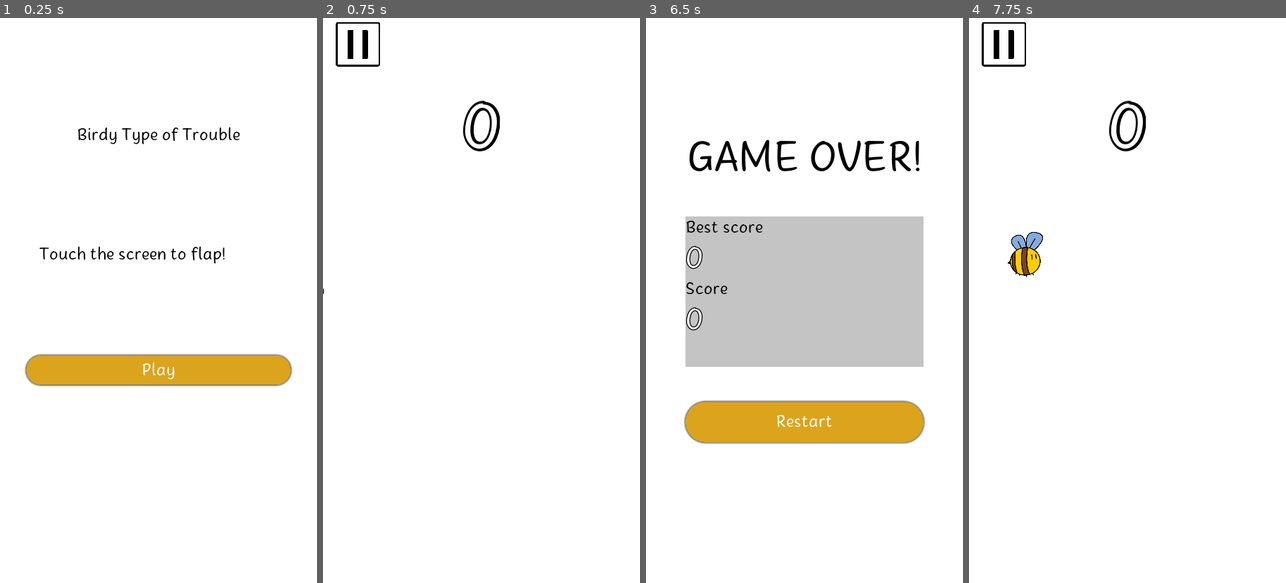
Above: before the commit, frames 1-4 (left to right).
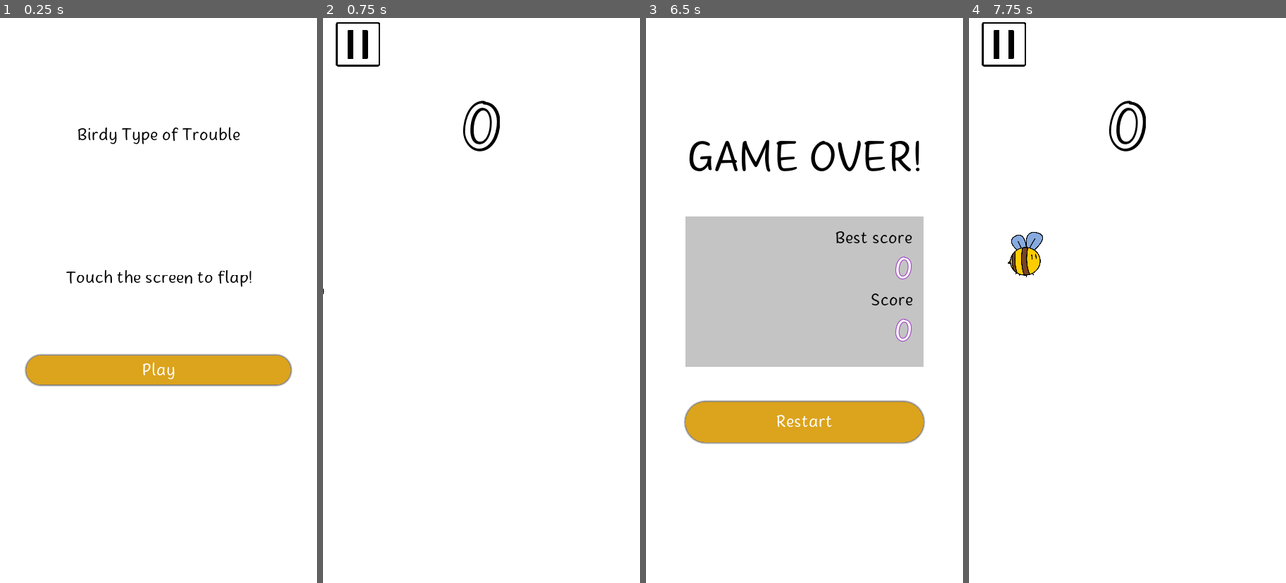
Above: after the commit, the same moments.

Repository: mshayden1998/Birdy-Type-of-Trouble
Game: Godot game, scene res://interface/MainMenu.tscn
The game is run twice, just before and just after one commit, with the same random seed, the same clock (stepped at 60 frames per second) and the same inputs.
Inputs (mouse positions are in pixels of both pictures, inside the frame that each line leads up to):
- Up to frame 1 (0.25 s): no input
- Up to frame 2 (0.75 s): click "Play" at 0.5 s
- Up to frame 3 (6.5 s): click (680, 46) at 1.25 s; move the mouse to (874, 272) at 2.02 s; hold W (player_up) 2.03-2.78 s; click (874, 272) at 2.17 s; move the mouse to (741, 328) at 2.77 s; move the mouse to (836, 176) at 3.52 s; hold W (player_up) 3.53-5.03 s; tap Enter at 4.25, 5.75 s; move the mouse to (788, 413) at 4.27 s; click (788, 413) at 4.42 s; tap Space at 5 s; move the mouse to (899, 385) at 5.02 s; move the mouse to (709, 215) at 5.77 s
- Up to frame 4 (7.75 s): click "Restart" at 6.5 s; move the mouse to (1143, 300) at 7.27 s; click (1143, 300) at 7.42 s

The runs differ from the first frame. In frame 1, 0.8% of the frame differs, in the area x 12-80%, y 40-48%; in frame 2, nothing differs; in frame 3, 1.0%, in the area x 12-85%, y 35-58%; in frame 4, nothing differs.

Commit message:
interface update

Diff:
--- a/interface/GameOverScreen.gd
+++ b/interface/GameOverScreen.gd
@@ -1,6 +1,4 @@
 extends Control
-
-onready var lab_score_info = $VBoxContainer/ScoreInfo
 
 
 func _ready():
--- a/interface/GameOverScreen.tscn
+++ b/interface/GameOverScreen.tscn
@@ -45,34 +45,42 @@
 [node name="VBoxContainer" type="VBoxContainer" parent="Panel"]
 anchor_right = 1.0
 anchor_bottom = 1.0
+margin_left = 25.0
+margin_top = 25.0
+margin_right = -25.0
+margin_bottom = -25.0
 
 [node name="BestScoreInfo" type="Label" parent="Panel/VBoxContainer"]
-margin_right = 540.0
+margin_right = 490.0
 margin_bottom = 48.0
 text = "LAB_BEST_SCORE"
+align = 2
 autowrap = true
 
 [node name="BestScore" type="Label" parent="Panel/VBoxContainer"]
 margin_top = 52.0
-margin_right = 540.0
+margin_right = 490.0
 margin_bottom = 136.0
 custom_colors/font_color = Color( 1, 1, 1, 1 )
 custom_fonts/font = ExtResource( 4 )
 text = "BestScore"
+align = 2
 
 [node name="ScoreInfo" type="Label" parent="Panel/VBoxContainer"]
 margin_top = 140.0
-margin_right = 540.0
+margin_right = 490.0
 margin_bottom = 188.0
 text = "LAB_SCORE"
+align = 2
 
 [node name="Score" type="Label" parent="Panel/VBoxContainer"]
 margin_top = 192.0
-margin_right = 540.0
+margin_right = 490.0
 margin_bottom = 276.0
 custom_colors/font_color = Color( 1, 1, 1, 1 )
 custom_fonts/font = ExtResource( 4 )
 text = "Score"
+align = 2
 
 [node name="Restart" type="Button" parent="."]
 margin_left = 90.0
--- a/interface/MainMenu.tscn
+++ b/interface/MainMenu.tscn
@@ -21,12 +21,15 @@
 
 [node name="Instructions" type="Label" parent="."]
 anchor_left = 0.5
+anchor_top = 0.5
 anchor_right = 0.5
+anchor_bottom = 0.5
 margin_left = -270.0
-margin_top = 510.0
+margin_top = -76.5
 margin_right = 270.0
-margin_bottom = 663.0
+margin_bottom = 76.5
 text = "LAB_INSTRUCTIONS"
+align = 1
 autowrap = true
 
 [node name="Title" type="Label" parent="."]
@@ -42,36 +45,11 @@
 align = 1
 autowrap = true
 
-[node name="VBoxContainer" type="VBoxContainer" parent="."]
-anchor_top = 1.0
-anchor_right = 1.0
-anchor_bottom = 1.0
+[node name="Play" type="Button" parent="."]
 margin_left = 60.0
-margin_top = -515.0
-margin_right = -60.0
-
-[node name="BestScore" type="Label" parent="VBoxContainer"]
-visible = false
+margin_top = 765.0
 margin_right = 660.0
-margin_bottom = 75.0
-text = "LAB_BEST_SCORE"
-autowrap = true
-
-[node name="DifficultyInfo" type="Label" parent="VBoxContainer"]
-visible = false
-margin_right = 660.0
-margin_bottom = 75.0
-text = "LAB_DIFFICULTY"
-
-[node name="Difficulty" type="Button" parent="VBoxContainer"]
-visible = false
-margin_right = 660.0
-margin_bottom = 91.0
-text = "BTN_NORMAL"
-
-[node name="Play" type="Button" parent="VBoxContainer"]
-margin_right = 600.0
-margin_bottom = 91.0
+margin_bottom = 829.0
 text = "BTN_PLAY"
 
-[connection signal="pressed" from="VBoxContainer/Play" to="." method="_on_Play_pressed"]
+[connection signal="pressed" from="Play" to="." method="_on_Play_pressed"]
--- a/interface/SubText.tres
+++ b/interface/SubText.tres
@@ -5,5 +5,5 @@
 [resource]
 size = 70
 outline_size = 2
-outline_color = Color( 0, 0, 0, 1 )
+outline_color = Color( 0.647059, 0.321569, 0.772549, 1 )
 font_data = ExtResource( 1 )
